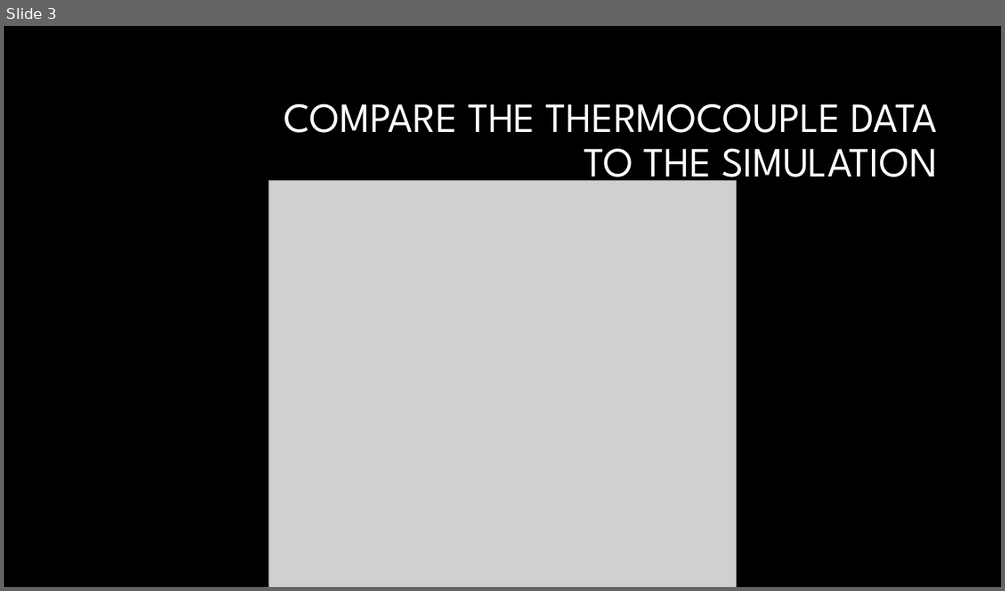
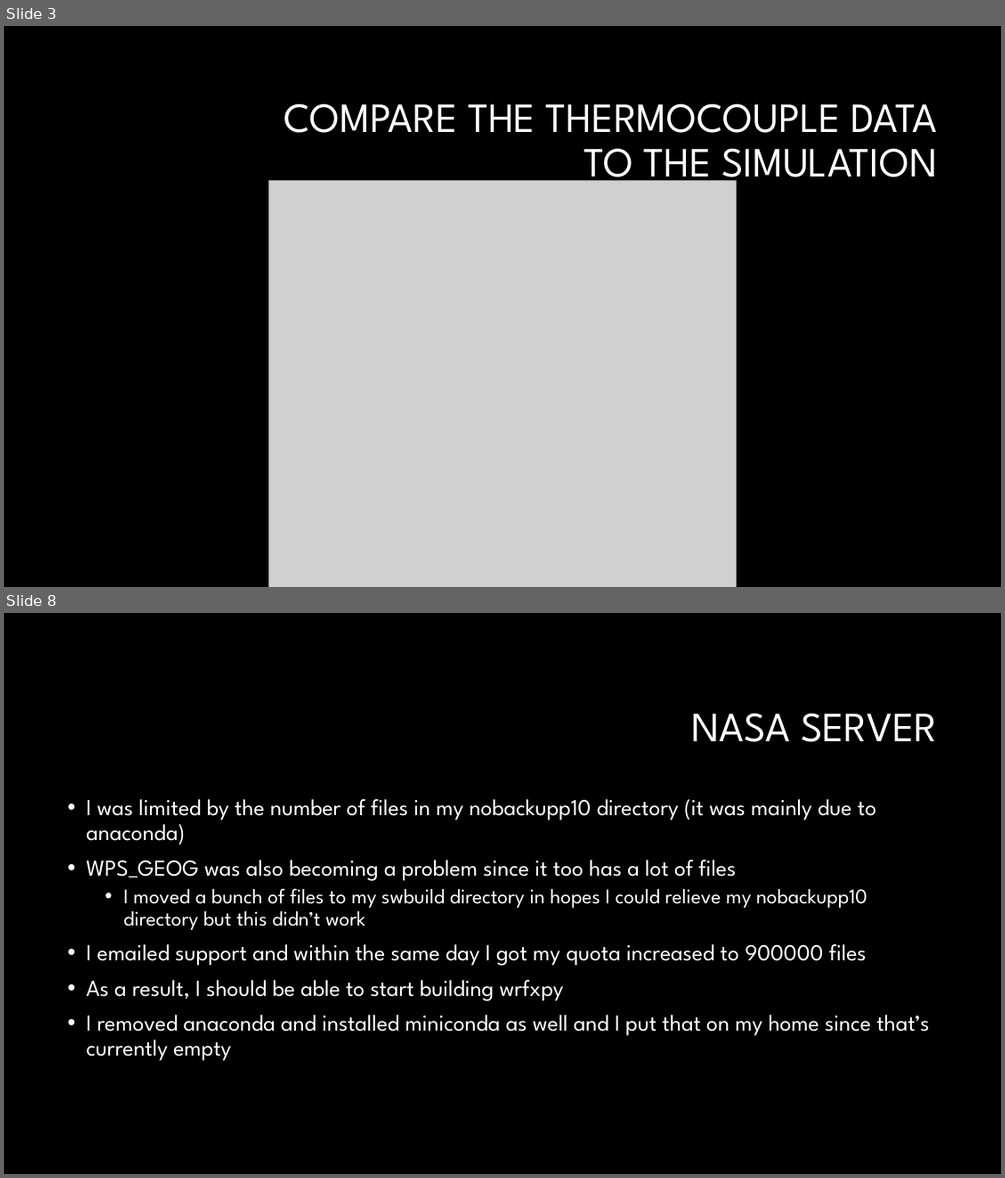
Before and after one commit to Jeremy-Benik/Meeting_Notes, a slide deck: weekly_meetings/11042022_Presentation.pptx. Shown one above the other, each under a label of ours: slide 3 before the commit, slides 3 and 8 after it; the slides between them are not shown. The pictures are 1005x591 and 1005x1178 pixels, drawn with LibreOffice and Linux fonts; fonts in the diff are those of the drawing; grey boxes stand for pictures; background and template pictures are left out. Boxes give left, top, right and bottom in pixels: in the first picture for what was removed or moved away, otherwise in the second. Text is boxed around its words. In the diff, an @@ line names an element or a change of style, - is before the commit and + after.

```diff
--- a/weekly_meetings/11042022_Presentation.pptx
+++ b/weekly_meetings/11042022_Presentation.pptx
@@ slide 8 added at [4, 613, 1001, 1174], background #000000 @@
@@ title added at [691, 713, 937, 742], 40 pt, text #FFFFFF @@
+NASA SERVER
@@ text added at [86, 799, 929, 1061], 22 pt, text #FFFFFF @@
+• I was limited by the number of files in my nobackupp10 directory (it was mainly due to anaconda)
+• WPS_GEOG was also becoming a problem since it too has a lot of files
+  • I moved a bunch of files to my swbuild directory in hopes I could relieve my nobackupp10 directory but this didn’t work
+• I emailed support and within the same day I got my quota increased to 900000 files
+• As a result, I should be able to start building wrfxpy
+• I removed anaconda and installed miniconda as well and I put that on my home since that’s currently empty
```
Also in this commit, not shown: 1 slide changed, 5 other slides added.
